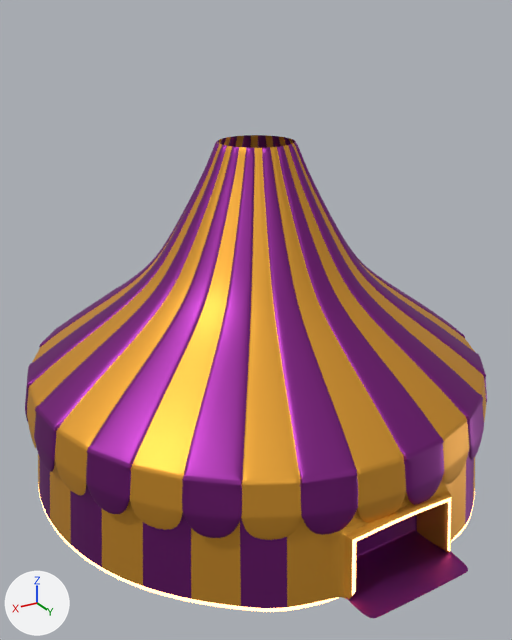
The Blender file assets/circus_tent/circus_tent.blend, before and after one commit.
Camera for both pictures: a camera (50 mm lens) standing at (3.2, 5.32, 4.15) and looking at (0.17, 0.27, 1.63). Lighting does not change. The marker at lower left points along +X, +Y and +Z.
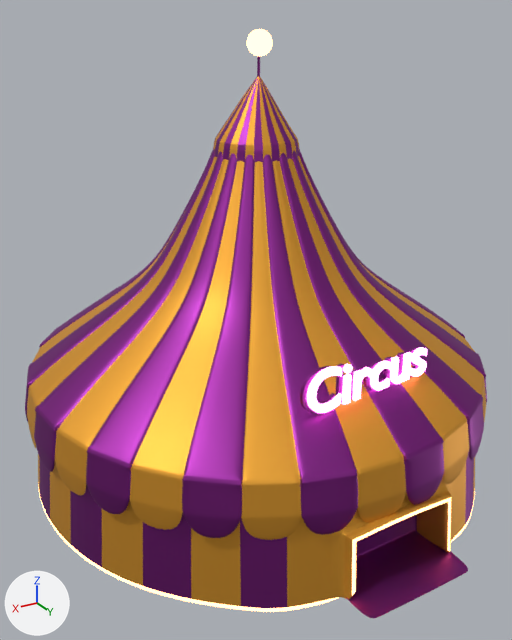
Commit message: tent done

Boxes [x1, y1, x2, y2] around the edits, measured in the pictures (512 x 640 px):
'Cylinder.002', added
    after: [213, 76, 299, 162]
    faces in mat_violet (purple #8e3391): [213, 76, 299, 162]
'Text', added
    after: [307, 347, 427, 413]
'Text.001', added
    after: [300, 347, 419, 413]
'Sphere', added
    after: [247, 29, 273, 56]
'Cylinder.003', added
    after: [257, 56, 260, 76]

The change in detail:
Material 'emissionviolet' (mat_emissionviolet) is new.
Its base color is (1.0, 0.323, 0.791) (pink #ff9ae6).
Its strength is 5.0.
Mesh me_sphere_001 is new.
It has 482 vertices, 512 faces and spans x -0.65..1.0, y -0.71..1.0, z -1.0..0.65.
It uses material mat_emissionyellow (orange #ffb073).
Mesh me_cylinder_003 is new.
It has 96 vertices, 66 faces and spans x -1.0..1.0, y -1.0..1.0, z -1.0..13.63.
It uses material mat_violet (purple #8e3391).
Mesh me_cylinder_002 is new.
It has 480 vertices, 450 faces and spans x -1.39..1.39, y -1.39..1.39, z -0.61..1.92.
Faces by material slot: [224, 0, 226].
It uses material mat_violet (purple #8e3391).
It uses material mat_yellow (orange #e7a539).
Text 'Text.002' (txt_text_002) is new.
Its body is 'Circus'.
It uses material mat_violet (purple #8e3391).
Its offset is 0.02.
Its extrude is 0.03.
Text 'Text' (txt_text) is new.
Its body is 'Circus'.
It uses material mat_emissionviolet (pink #ff9ae6).
Its offset is 0.02.
Its extrude is 0.03.
Object 'Text.001' (ob_text_001) is new; it shows txt_text_002.
Its location is (0.67, 1.71, 1.51).
Its rotation in degrees is (89, 0, 185).
Its scale is (0.472, 0.472, 0.472).
Object 'Text' (ob_text) is new; it shows txt_text.
Its location is (0.62, 1.73, 1.51).
Its rotation in degrees is (89, 0, 185).
Its scale is (0.472, 0.472, 0.472).
Object 'Sphere' (ob_sphere) is new; it shows me_sphere_001.
Its location is (-0.03, 0.02, 3.97).
Its scale is (0.127, 0.127, 0.127).
Object 'Cylinder.003' (ob_cylinder_003) is new; it shows me_cylinder_003.
Its location is (0.0, 0.03, 3.69).
Its scale is (0.0113, 0.0113, 0.0113).
Object 'Cylinder.002' (ob_cylinder_002) is new; it shows me_cylinder_002.
Its location is (0.0, 0.0, 3.17).
Its rotation in degrees is (0, 0, 11).
Its scale is (0.272, 0.272, 0.272).
